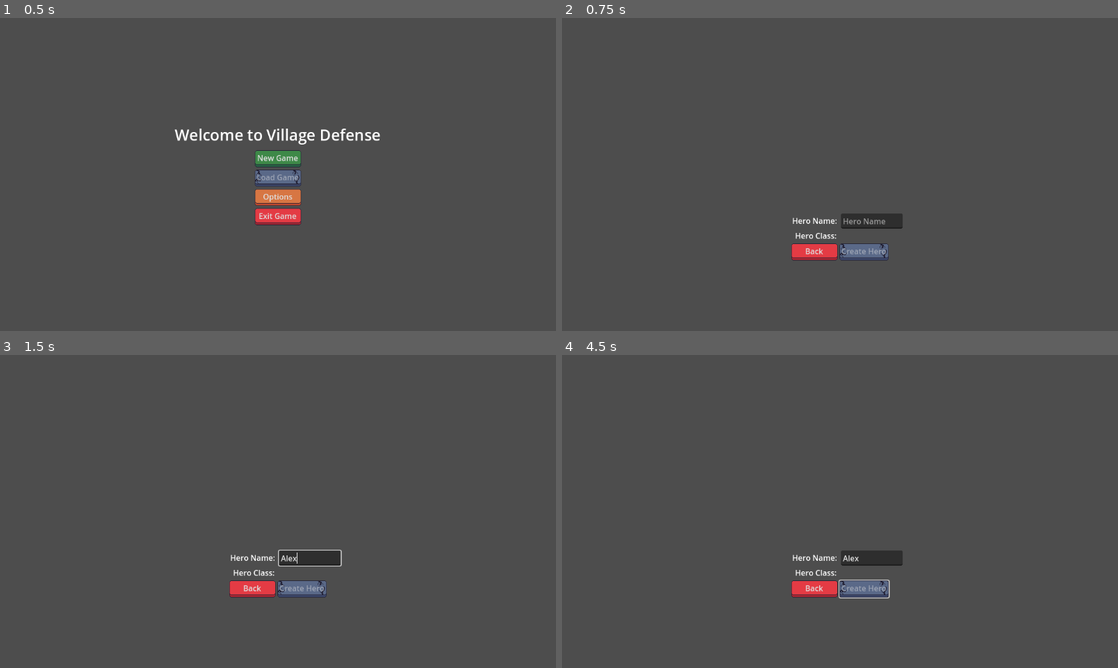
Above: before the commit, frames 1-4 (two rows, left to right).
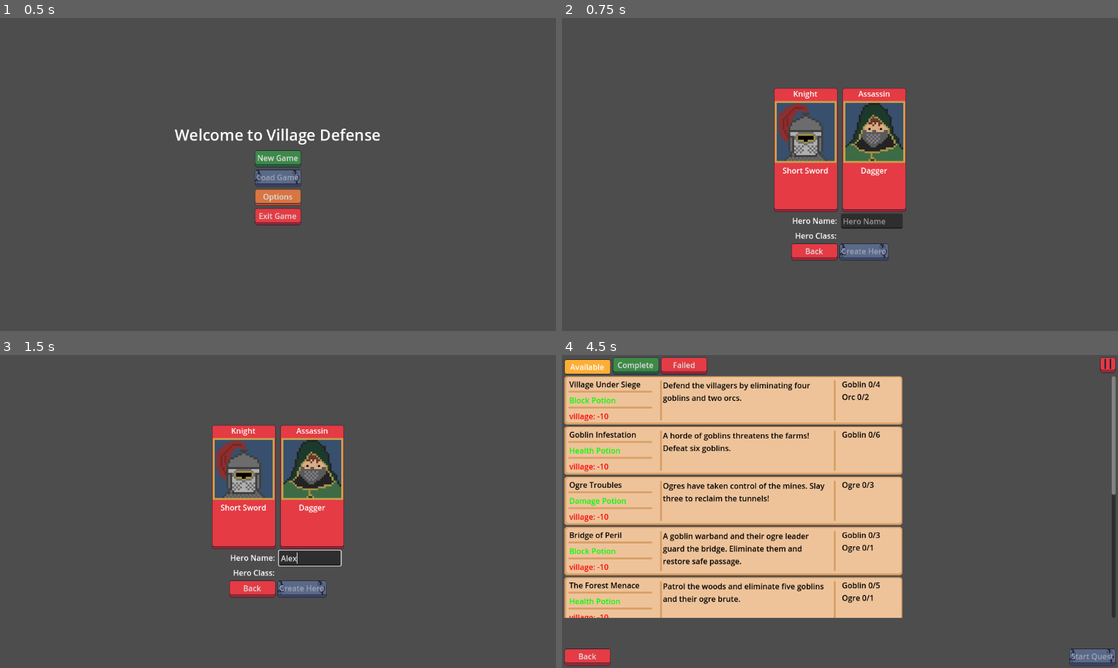
Above: after the commit, the same moments.

Repository: navtges3/PixelValley
Game: Godot game, scene res://scenes/ui/screens/main_menu_screen.tscn
Two runs of this game, one before a commit and one after it. Both use one fixed random seed, a clock stepped at 60 frames per second and the inputs below.
Inputs (mouse positions are in pixels of both pictures, inside the frame that each line leads up to):
- Up to frame 1 (0.5 s): no input
- Up to frame 2 (0.75 s): click "New Game" at 0.5 s
- Up to frame 3 (1.5 s): click (311, 558) at 1.27 s; type "Alex" at 1.35 s
- Up to frame 4 (4.5 s): click (806, 486) at 2.02 s; click (862, 589) at 2.75 s, where only the run after the commit has a clickable "Create Hero"; click (828, 489) at 3.5 s, where only the run after the commit has a clickable "Empty Slot 1"; click (1090, 636) at 4.25 s, where only the run after the commit has a clickable "Quests"

Frame 1 is identical in both runs. In frame 2, 8.6% of the frame differs, in the area x 38-62%, y 22-62%; in frame 3, 8.6%; in frame 4, 48%, in the area x 0-100%, y 0-100%.

Commit message:
Updated resources

Diff:
--- a/resources/hero_classes/assassin.tres
+++ b/resources/hero_classes/assassin.tres
@@ -1,28 +1,35 @@
-[gd_resource type="Resource" script_class="HeroClass" load_steps=11 format=3 uid="uid://cu34b5ss4uxqx"]
+[gd_resource type="Resource" script_class="HeroClass" load_steps=13 format=3 uid="uid://cu34b5ss4uxqx"]
 
 [ext_resource type="Resource" uid="uid://ytx0xnb7ewpw" path="res://resources/weapons/dagger.tres" id="1_6tudf"]
-[ext_resource type="Script" uid="uid://biov58ed5u2cl" path="res://scripts/data/potion_stack.gd" id="1_ssn0r"]
+[ext_resource type="Script" uid="uid://d0mdck5mlsm03" path="res://scripts/data/item_stack.gd" id="1_ilyst"]
 [ext_resource type="Script" uid="uid://dxuvbmp4rxuu3" path="res://scripts/characters/hero_class.gd" id="2_6tudf"]
 [ext_resource type="Resource" uid="uid://cyiqwotfm3gq6" path="res://resources/potions/regeneration_potion.tres" id="2_ssn0r"]
 [ext_resource type="Script" uid="uid://dtq5qv68u8xff" path="res://scripts/data/potion_belt.gd" id="3_gvwys"]
 [ext_resource type="Resource" uid="uid://cfwejpwyn8due" path="res://resources/potions/attack_potion.tres" id="3_ilyst"]
 [ext_resource type="Texture2D" uid="uid://onvyq0o8uo1i" path="res://assets/assassin.png" id="4_gvwys"]
-
-[sub_resource type="Resource" id="Resource_ilyst"]
-script = ExtResource("1_ssn0r")
-potion = ExtResource("2_ssn0r")
-count = 2
-metadata/_custom_type_script = "uid://biov58ed5u2cl"
+[ext_resource type="Resource" uid="uid://4gl0mwbttg8d" path="res://resources/potions/energy_potion.tres" id="4_huemw"]
 
 [sub_resource type="Resource" id="Resource_dk32f"]
-script = ExtResource("1_ssn0r")
-potion = ExtResource("3_ilyst")
+script = ExtResource("1_ilyst")
+item = ExtResource("2_ssn0r")
+count = 1
+metadata/_custom_type_script = "uid://d0mdck5mlsm03"
+
+[sub_resource type="Resource" id="Resource_iqq8l"]
+script = ExtResource("1_ilyst")
+item = ExtResource("3_ilyst")
 count = 2
-metadata/_custom_type_script = "uid://biov58ed5u2cl"
+metadata/_custom_type_script = "uid://d0mdck5mlsm03"
+
+[sub_resource type="Resource" id="Resource_vy00y"]
+script = ExtResource("1_ilyst")
+item = ExtResource("4_huemw")
+count = 1
+metadata/_custom_type_script = "uid://d0mdck5mlsm03"
 
 [sub_resource type="Resource" id="Resource_huemw"]
 script = ExtResource("3_gvwys")
-potions = Array[ExtResource("1_ssn0r")]([SubResource("Resource_ilyst"), SubResource("Resource_dk32f")])
+potions = Array[ExtResource("1_ilyst")]([SubResource("Resource_dk32f"), SubResource("Resource_iqq8l"), SubResource("Resource_vy00y")])
 metadata/_custom_type_script = "uid://dtq5qv68u8xff"
 
 [resource]
--- a/resources/hero_classes/knight.tres
+++ b/resources/hero_classes/knight.tres
@@ -1,28 +1,35 @@
-[gd_resource type="Resource" script_class="HeroClass" load_steps=11 format=3 uid="uid://ccb4kvnsmpuk7"]
+[gd_resource type="Resource" script_class="HeroClass" load_steps=13 format=3 uid="uid://ccb4kvnsmpuk7"]
 
 [ext_resource type="Resource" uid="uid://vx4vhsuwjxcf" path="res://resources/weapons/short_sword.tres" id="1_0y8sy"]
-[ext_resource type="Script" uid="uid://biov58ed5u2cl" path="res://scripts/data/potion_stack.gd" id="1_2gnqf"]
+[ext_resource type="Script" uid="uid://d0mdck5mlsm03" path="res://scripts/data/item_stack.gd" id="1_add1d"]
 [ext_resource type="Script" uid="uid://dxuvbmp4rxuu3" path="res://scripts/characters/hero_class.gd" id="2_0y8sy"]
 [ext_resource type="Resource" uid="uid://cyiqwotfm3gq6" path="res://resources/potions/regeneration_potion.tres" id="2_2gnqf"]
+[ext_resource type="Resource" uid="uid://cfwejpwyn8due" path="res://resources/potions/attack_potion.tres" id="3_0dmux"]
 [ext_resource type="Script" uid="uid://dtq5qv68u8xff" path="res://scripts/data/potion_belt.gd" id="3_47vq7"]
 [ext_resource type="Resource" uid="uid://4gl0mwbttg8d" path="res://resources/potions/energy_potion.tres" id="3_add1d"]
 [ext_resource type="Texture2D" uid="uid://c8hydb1a47nnk" path="res://assets/knight.png" id="4_47vq7"]
 
-[sub_resource type="Resource" id="Resource_add1d"]
-script = ExtResource("1_2gnqf")
-potion = ExtResource("2_2gnqf")
+[sub_resource type="Resource" id="Resource_uu7oq"]
+script = ExtResource("1_add1d")
+item = ExtResource("2_2gnqf")
 count = 2
-metadata/_custom_type_script = "uid://biov58ed5u2cl"
+metadata/_custom_type_script = "uid://d0mdck5mlsm03"
 
-[sub_resource type="Resource" id="Resource_uu7oq"]
-script = ExtResource("1_2gnqf")
-potion = ExtResource("3_add1d")
-count = 2
-metadata/_custom_type_script = "uid://biov58ed5u2cl"
+[sub_resource type="Resource" id="Resource_ykvxi"]
+script = ExtResource("1_add1d")
+item = ExtResource("3_0dmux")
+count = 1
+metadata/_custom_type_script = "uid://d0mdck5mlsm03"
+
+[sub_resource type="Resource" id="Resource_0io0g"]
+script = ExtResource("1_add1d")
+item = ExtResource("3_add1d")
+count = 1
+metadata/_custom_type_script = "uid://d0mdck5mlsm03"
 
 [sub_resource type="Resource" id="Resource_0dmux"]
 script = ExtResource("3_47vq7")
-potions = Array[ExtResource("1_2gnqf")]([SubResource("Resource_add1d"), SubResource("Resource_uu7oq")])
+potions = Array[ExtResource("1_add1d")]([SubResource("Resource_uu7oq"), SubResource("Resource_ykvxi"), SubResource("Resource_0io0g")])
 metadata/_custom_type_script = "uid://dtq5qv68u8xff"
 
 [resource]
--- a/resources/potions/attack_potion.tres
+++ b/resources/potions/attack_potion.tres
@@ -12,6 +12,8 @@
 
 [resource]
 script = ExtResource("1_axoag")
+effect = SubResource("Resource_rpg1r")
 name = "Attack Potion"
-effect = SubResource("Resource_rpg1r")
+description = ""
+value = 0
 metadata/_custom_type_script = "uid://dvmhh34nbwxaq"
--- a/resources/potions/energy_potion.tres
+++ b/resources/potions/energy_potion.tres
@@ -12,6 +12,8 @@
 
 [resource]
 script = ExtResource("1_wna4b")
+effect = SubResource("Resource_huerv")
 name = "Energy Potion"
-effect = SubResource("Resource_huerv")
+description = ""
+value = 0
 metadata/_custom_type_script = "uid://dvmhh34nbwxaq"
--- a/resources/potions/regeneration_potion.tres
+++ b/resources/potions/regeneration_potion.tres
@@ -12,6 +12,8 @@
 
 [resource]
 script = ExtResource("2_pg3eu")
+effect = SubResource("Resource_qvebx")
 name = "Regeneration Potion"
-effect = SubResource("Resource_qvebx")
+description = ""
+value = 0
 metadata/_custom_type_script = "uid://dvmhh34nbwxaq"
--- a/resources/weapons/dagger.tres
+++ b/resources/weapons/dagger.tres
@@ -7,7 +7,9 @@
 
 [resource]
 script = ExtResource("3_ycsd4")
-name = "Dagger"
 rarity = "common"
 abilities = Array[ExtResource("1_ycbmi")]([ExtResource("2_ycbmi"), ExtResource("3_fjiph")])
+name = "Dagger"
+description = ""
+value = 0
 metadata/_custom_type_script = "uid://dgykeyxn7fefw"
--- a/resources/weapons/short_sword.tres
+++ b/resources/weapons/short_sword.tres
@@ -7,7 +7,9 @@
 
 [resource]
 script = ExtResource("2_3qhfb")
-name = "Short Sword"
 rarity = "common"
 abilities = Array[ExtResource("1_5fpd2")]([ExtResource("2_b1wea"), ExtResource("3_b1wea")])
+name = "Short Sword"
+description = ""
+value = 0
 metadata/_custom_type_script = "uid://dgykeyxn7fefw"
